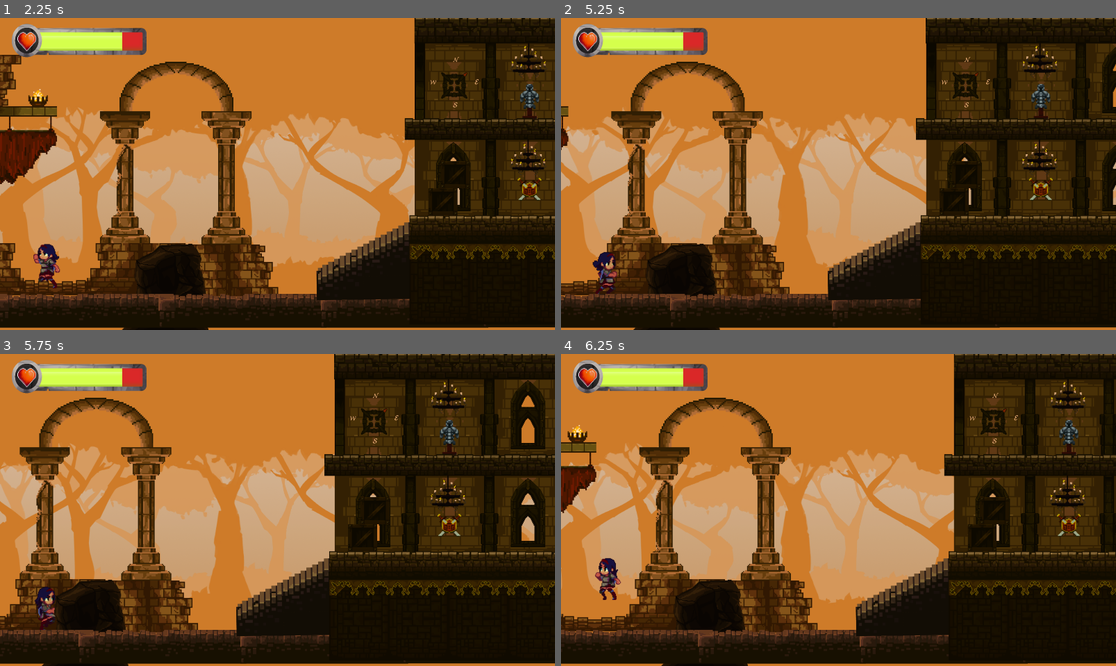
Above: before the commit, frames 1-4 (two rows, left to right).
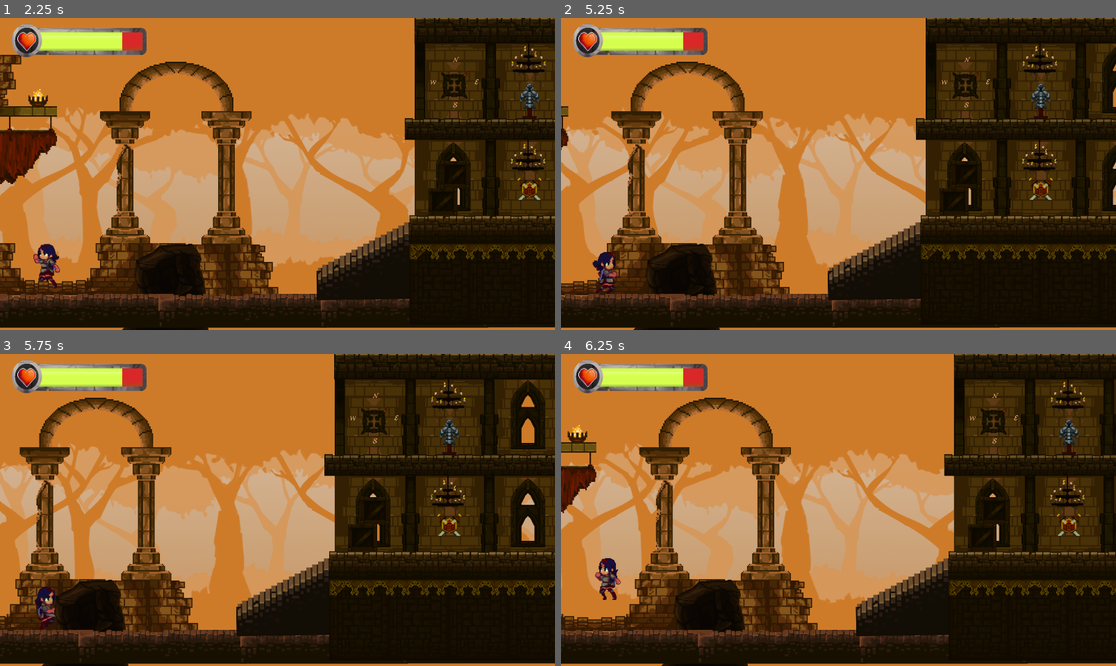
Above: after the commit, the same moments.

Repository: mocha4coding/GameOff2024
Game: Godot game, scene res://scenes/level_1.tscn
Same seed, same stepped clock (60 frames per second), same inputs: the game is played once before the commit and once after it. The project has no main scene, so this scene is started directly.
Inputs:
- Up to frame 1 (2.25 s): hold D (right) 0.53-2.03 s; tap Space (attack) at 0.6, 2.1 s; tap W (jump) at 0.77, 1.52 s; tap E (interact) at 1.35 s; hold A (left) from 2.03 s (still down)
- Up to frame 2 (5.25 s): release A (left) at 2.78 s; hold D (right) 2.78-4.28 s; tap E (interact) at 2.85, 4.35 s; tap W (jump) at 3.02, 3.77, 4.52 s; tap Space (attack) at 3.6, 5.1 s; hold A (left) 4.28-5.03 s; hold D (right) from 5.03 s (still down)
- Up to frame 3 (5.75 s): keep holding D (right)
- Up to frame 4 (6.25 s): release D (right) at 5.78 s; hold A (left) from 5.78 s (still down); tap E (interact) at 5.85 s; tap W (jump) at 6.02 s

Frame 1 is identical in both runs. In frame 2, less than 0.1% of the frame differs, in the area x 65-74%, y 8-64%; in frame 3, less than 0.1%; in frame 4, less than 0.1%.

Commit message:
Barrel roll added

Diff:
--- a/project/gameoff2024/scenes/barrel.tscn
+++ b/project/gameoff2024/scenes/barrel.tscn
@@ -1,6 +1,21 @@
 [gd_scene load_steps=6 format=3 uid="uid://cjkf7b5tfwb8p"]
 
 [ext_resource type="Texture2D" uid="uid://dm3uobab4nfiq" path="res://assets/obstaclesAndHelpers/barrel.png" id="1_q0jhc"]
+
+[sub_resource type="Animation" id="Animation_7ejte"]
+length = 0.001
+tracks/0/type = "value"
+tracks/0/imported = false
+tracks/0/enabled = true
+tracks/0/path = NodePath(".:rotation")
+tracks/0/interp = 1
+tracks/0/loop_wrap = true
+tracks/0/keys = {
+"times": PackedFloat32Array(0),
+"transitions": PackedFloat32Array(1),
+"update": 0,
+"values": [3.14159]
+}
 
 [sub_resource type="Animation" id="Animation_sjdd8"]
 resource_name = "roll"
@@ -17,21 +32,6 @@
 "transitions": PackedFloat32Array(1, 1, 1, 1),
 "update": 0,
 "values": [0.0, 3.14159, 4.71239, 6.28319]
-}
-
-[sub_resource type="Animation" id="Animation_7ejte"]
-length = 0.001
-tracks/0/type = "value"
-tracks/0/imported = false
-tracks/0/enabled = true
-tracks/0/path = NodePath(".:rotation")
-tracks/0/interp = 1
-tracks/0/loop_wrap = true
-tracks/0/keys = {
-"times": PackedFloat32Array(0),
-"transitions": PackedFloat32Array(1),
-"update": 0,
-"values": [3.14159]
 }
 
 [sub_resource type="AnimationLibrary" id="AnimationLibrary_ntshe"]
--- a/project/gameoff2024/scenes/compass_rotateable.tscn
+++ b/project/gameoff2024/scenes/compass_rotateable.tscn
@@ -6,6 +6,21 @@
 
 [sub_resource type="CircleShape2D" id="CircleShape2D_hko18"]
 radius = 130.173
+
+[sub_resource type="Animation" id="Animation_mugdp"]
+length = 0.001
+tracks/0/type = "value"
+tracks/0/imported = false
+tracks/0/enabled = true
+tracks/0/path = NodePath("Wheel:rotation")
+tracks/0/interp = 1
+tracks/0/loop_wrap = true
+tracks/0/keys = {
+"times": PackedFloat32Array(0),
+"transitions": PackedFloat32Array(1),
+"update": 0,
+"values": [-0.785398]
+}
 
 [sub_resource type="Animation" id="Animation_pd5k1"]
 resource_name = "default"
@@ -38,21 +53,6 @@
 "values": [0.0, -0.785398]
 }
 
-[sub_resource type="Animation" id="Animation_mugdp"]
-length = 0.001
-tracks/0/type = "value"
-tracks/0/imported = false
-tracks/0/enabled = true
-tracks/0/path = NodePath("Wheel:rotation")
-tracks/0/interp = 1
-tracks/0/loop_wrap = true
-tracks/0/keys = {
-"times": PackedFloat32Array(0),
-"transitions": PackedFloat32Array(1),
-"update": 0,
-"values": [-0.785398]
-}
-
 [sub_resource type="AnimationLibrary" id="AnimationLibrary_tinoh"]
 _data = {
 "RESET": SubResource("Animation_mugdp"),
--- a/project/gameoff2024/scenes/fire.tscn
+++ b/project/gameoff2024/scenes/fire.tscn
@@ -78,7 +78,9 @@
 
 [node name="PlayerDamageZone" parent="." instance=ExtResource("2_vjvbh")]
 position = Vector2(-2, 0)
+damage = 1.0
 
 [node name="CollisionShape2D" type="CollisionShape2D" parent="PlayerDamageZone"]
 position = Vector2(7.5, 34.5)
 shape = SubResource("RectangleShape2D_fintw")
+debug_color = Color(0.576668, 0.550279, 0.164524, 0.42)
--- a/project/gameoff2024/scenes/level_1.tscn
+++ b/project/gameoff2024/scenes/level_1.tscn
@@ -21,23 +21,97 @@
 [ext_resource type="Texture2D" uid="uid://dg484bt8pe3d" path="res://assets/decorations/SpawnPointPalaceFirstFloorWall.png" id="16_jug4b"]
 [ext_resource type="PackedScene" uid="uid://cjkf7b5tfwb8p" path="res://scenes/barrel.tscn" id="16_wk7eq"]
 [ext_resource type="Texture2D" uid="uid://365ykemae4ri" path="res://assets/decorations/SpawnPointPalaceFirstFloor_roof.png" id="17_aov13"]
+[ext_resource type="Texture2D" uid="uid://bauy14leqweiv" path="res://assets/decorations/PalaceChain.png" id="18_l2a68"]
 [ext_resource type="PackedScene" uid="uid://b7c6uw6fb6kg" path="res://scenes/chandelier.tscn" id="18_nhipb"]
 [ext_resource type="Texture2D" uid="uid://chxwrgjf66m4b" path="res://assets/decorations/DoorWithoutGate.png" id="20_2d7pp"]
 [ext_resource type="PackedScene" uid="uid://bvj4yyx776uyu" path="res://scenes/box.tscn" id="20_ittnv"]
 [ext_resource type="PackedScene" uid="uid://dsp0hlu5hy6a1" path="res://scenes/fire.tscn" id="22_h4iph"]
 [ext_resource type="PackedScene" uid="uid://bd3ftl0ow7t2" path="res://scenes/compass_rotateable.tscn" id="24_7apwo"]
+[ext_resource type="Texture2D" uid="uid://be8lcal1lqfv" path="res://assets/decorations/FireLavaShelterPlatform.png" id="24_786im"]
+[ext_resource type="Texture2D" uid="uid://dmxonb1b1h0u6" path="res://assets/decorations/TempleFloor.png" id="25_35p76"]
 
 [sub_resource type="CircleShape2D" id="CircleShape2D_mraxs"]
 radius = 325.73
 
 [sub_resource type="RectangleShape2D" id="RectangleShape2D_kvk71"]
-size = Vector2(30747, 222)
+size = Vector2(18926.5, 222)
 
 [sub_resource type="RectangleShape2D" id="RectangleShape2D_p1jv1"]
 size = Vector2(1685, 81)
 
+[sub_resource type="RectangleShape2D" id="RectangleShape2D_4iptg"]
+size = Vector2(625, 104)
+
+[sub_resource type="RectangleShape2D" id="RectangleShape2D_jjqmx"]
+size = Vector2(4856, 110)
+
+[sub_resource type="RectangleShape2D" id="RectangleShape2D_ruv6i"]
+size = Vector2(3438, 166)
+
 [sub_resource type="RectangleShape2D" id="RectangleShape2D_ig5ep"]
 size = Vector2(70, 1152)
+
+[sub_resource type="Animation" id="Animation_kqfid"]
+resource_name = "roll"
+length = 3.0
+loop_mode = 2
+tracks/0/type = "value"
+tracks/0/imported = false
+tracks/0/enabled = true
+tracks/0/path = NodePath("Barrel:position")
+tracks/0/interp = 1
+tracks/0/loop_wrap = true
+tracks/0/keys = {
+"times": PackedFloat32Array(0, 3),
+"transitions": PackedFloat32Array(1, 1),
+"update": 0,
+"values": [Vector2(5260, 933), Vector2(3736, 933)]
+}
+tracks/1/type = "value"
+tracks/1/imported = false
+tracks/1/enabled = true
+tracks/1/path = NodePath("Barrel2:position")
+tracks/1/interp = 1
+tracks/1/loop_wrap = true
+tracks/1/keys = {
+"times": PackedFloat32Array(0, 3),
+"transitions": PackedFloat32Array(1, 1),
+"update": 0,
+"values": [Vector2(5428, 935), Vector2(6995, 935)]
+}
+
+[sub_resource type="Animation" id="Animation_28dou"]
+length = 0.001
+tracks/0/type = "value"
+tracks/0/imported = false
+tracks/0/enabled = true
+tracks/0/path = NodePath("Barrel:position")
+tracks/0/interp = 1
+tracks/0/loop_wrap = true
+tracks/0/keys = {
+"times": PackedFloat32Array(0),
+"transitions": PackedFloat32Array(1),
+"update": 0,
+"values": [Vector2(5260, 933)]
+}
+tracks/1/type = "value"
+tracks/1/imported = false
+tracks/1/enabled = true
+tracks/1/path = NodePath("Barrel2:position")
+tracks/1/interp = 1
+tracks/1/loop_wrap = true
+tracks/1/keys = {
+"times": PackedFloat32Array(0),
+"transitions": PackedFloat32Array(1),
+"update": 0,
+"values": [Vector2(5428, 935)]
+}
+
+[sub_resource type="AnimationLibrary" id="AnimationLibrary_vtx0o"]
+_data = {
+"RESET": SubResource("Animation_28dou"),
+"roll": SubResource("Animation_kqfid")
+}
 
 [node name="Level1" type="Node2D"]
 script = ExtResource("1_hqld2")
@@ -108,7 +182,7 @@
 texture = ExtResource("1_j2l2w")
 
 [node name="CollisionShape2D" type="CollisionShape2D" parent="LevelDecorations/floor"]
-position = Vector2(-1273, 404)
+position = Vector2(-7183.25, 404)
 shape = SubResource("RectangleShape2D_kvk71")
 
 [node name="Sprite2D" type="Sprite2D" parent="LevelDecorations/floor"]
@@ -186,9 +260,6 @@
 position = Vector2(3436, 658)
 texture = ExtResource("15_73yso")
 
-[node name="Barrel" parent="LevelDecorations/SpawnPointPalaceGroundFloor" instance=ExtResource("16_wk7eq")]
-position = Vector2(4360, 699)
-
 [node name="SpawnPointPalaceGroundFloorWall" type="Node2D" parent="LevelDecorations"]
 z_index = -1
 
@@ -204,6 +275,10 @@
 [node name="AnimatableDoor" parent="LevelDecorations/SpawnPointPalaceGroundFloorWall" instance=ExtResource("15_5sf47")]
 z_index = -2
 position = Vector2(3537, 543)
+
+[node name="Decoration" type="Sprite2D" parent="LevelDecorations/SpawnPointPalaceGroundFloorWall"]
+position = Vector2(3755, 513)
+texture = ExtResource("18_l2a68")
 
 [node name="SpawnPointPalaceFirstFloor_floor" type="Node2D" parent="LevelDecorations"]
 position = Vector2(-33, 1)
@@ -265,6 +340,32 @@
 position = Vector2(3541, 243)
 texture = ExtResource("20_2d7pp")
 
+[node name="FireLavaShelter" type="Node2D" parent="LevelDecorations"]
+position = Vector2(294, 15)
+
+[node name="Sprite2D" type="Sprite2D" parent="LevelDecorations/FireLavaShelter"]
+z_index = -1
+position = Vector2(5019, 582)
+texture = ExtResource("24_786im")
+
+[node name="StaticBody2D" type="StaticBody2D" parent="LevelDecorations/FireLavaShelter"]
+
+[node name="CollisionShape2D" type="CollisionShape2D" parent="LevelDecorations/FireLavaShelter/StaticBody2D"]
+position = Vector2(5021.5, 776)
+shape = SubResource("RectangleShape2D_4iptg")
+
+[node name="TempleFloor" type="Node2D" parent="LevelDecorations"]
+
+[node name="Sprite2D" type="Sprite2D" parent="LevelDecorations/TempleFloor"]
+position = Vector2(9506, 1020)
+texture = ExtResource("25_35p76")
+
+[node name="StaticBody2D" type="StaticBody2D" parent="LevelDecorations/TempleFloor"]
+
+[node name="CollisionShape2D" type="CollisionShape2D" parent="LevelDecorations/TempleFloor/StaticBody2D"]
+position = Vector2(9504, 1015)
+shape = SubResource("RectangleShape2D_jjqmx")
+
 [node name="Box" parent="." instance=ExtResource("20_ittnv")]
 position = Vector2(2122, 629)
 
@@ -417,6 +518,12 @@
 [node name="Fire48" parent="FireFloor" instance=ExtResource("22_h4iph")]
 position = Vector2(7032, 966)
 
+[node name="StaticBody2D" type="StaticBody2D" parent="FireFloor"]
+
+[node name="CollisionShape2D" type="CollisionShape2D" parent="FireFloor/StaticBody2D"]
+position = Vector2(5367, 1104)
+shape = SubResource("RectangleShape2D_ruv6i")
+
 [node name="PalaceFirstFloorSpawnPoint" type="Marker2D" parent="."]
 position = Vector2(3540, 203)
 
@@ -424,8 +531,22 @@
 z_index = -1
 position = Vector2(2162, 234)
 
-[node name="StaticBody2D" type="StaticBody2D" parent="."]
-
-[node name="CollisionShape2D" type="CollisionShape2D" parent="StaticBody2D"]
+[node name="WorldLeftBoundary" type="StaticBody2D" parent="."]
+
+[node name="CollisionShape2D" type="CollisionShape2D" parent="WorldLeftBoundary"]
 position = Vector2(-36, 502)
 shape = SubResource("RectangleShape2D_ig5ep")
+
+[node name="Barrels" type="Node2D" parent="."]
+
+[node name="Barrel" parent="Barrels" instance=ExtResource("16_wk7eq")]
+position = Vector2(5260, 933)
+
+[node name="Barrel2" parent="Barrels" instance=ExtResource("16_wk7eq")]
+position = Vector2(5428, 935)
+
+[node name="AnimationPlayer" type="AnimationPlayer" parent="Barrels"]
+libraries = {
+"": SubResource("AnimationLibrary_vtx0o")
+}
+autoplay = "roll"
Binary file added: project/gameoff2024/assets/decorations/FireLavaShelterPlatform.png
Not shown, added: project/gameoff2024/assets/decorations/FireLavaShelterPlatform.png.import
Binary file added: project/gameoff2024/assets/decorations/TempleFloor.png
Not shown, added: project/gameoff2024/assets/decorations/TempleFloor.png.import
Not shown: 1 places in project/gameoff2024/scenes/level_1.tscn that only renumber resources
